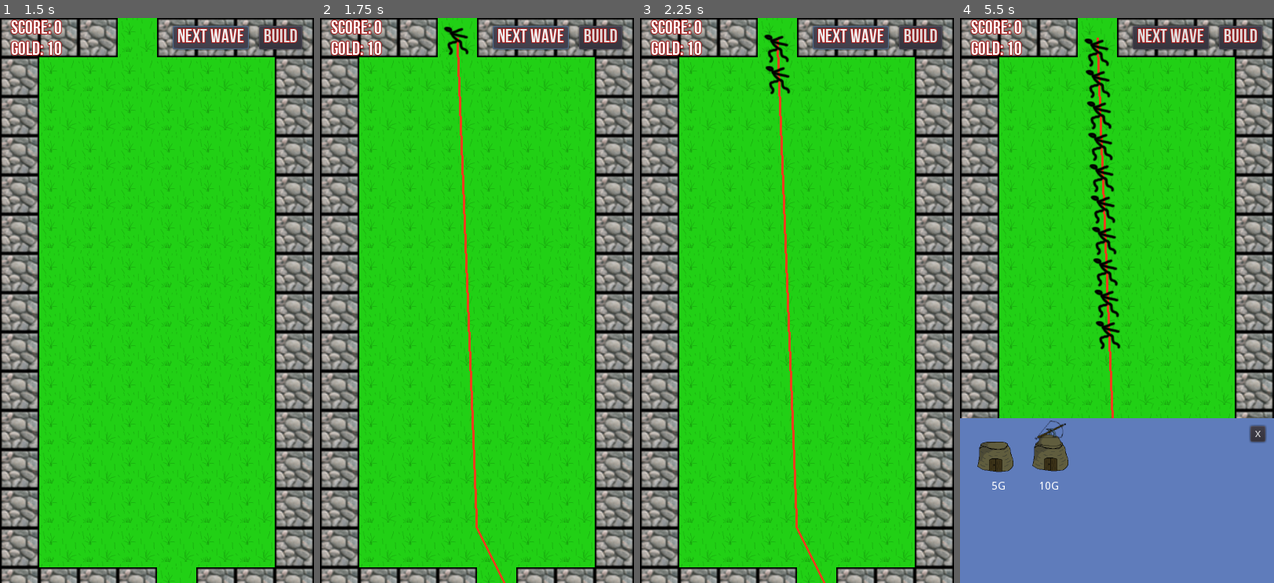
Above: before the commit, frames 1-4 (left to right).
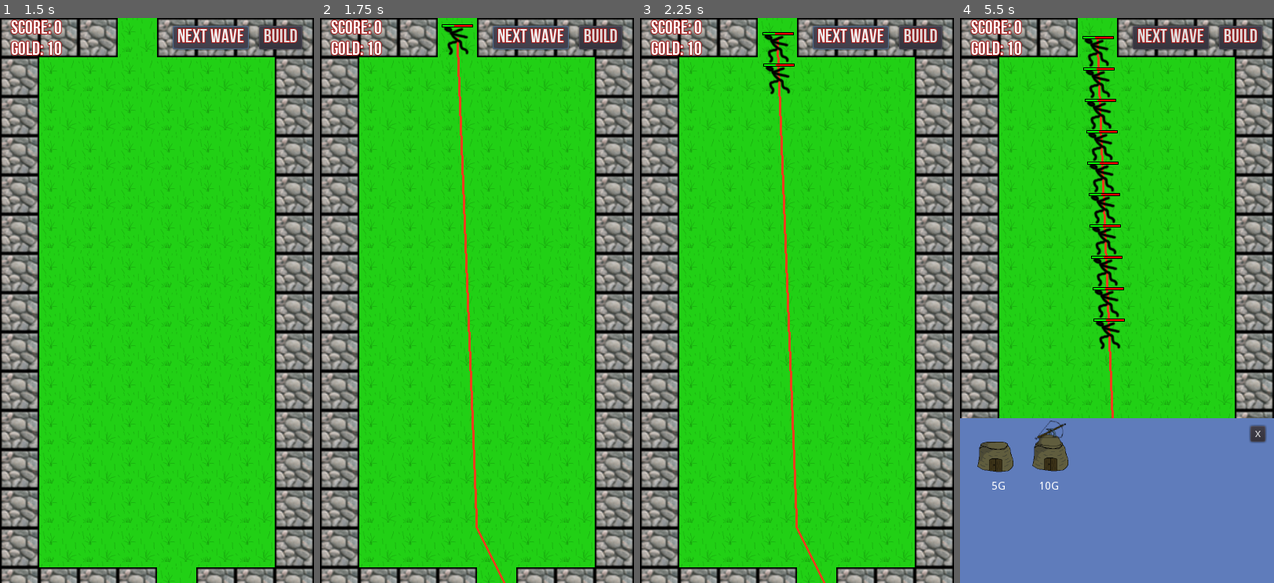
Above: after the commit, the same moments.

Repository: thewillwillhelp/godot-td
Game: Godot game, scene res://scenes/MainMenu.tscn
Two runs of this game, one before a commit and one after it. Both use one fixed random seed, a clock stepped at 60 frames per second and the inputs below.
Inputs:
- Up to frame 1 (1.5 s): click "New free game" at 0.5 s; click "Next wave" at 1.25 s
- Up to frame 2 (1.75 s): no input
- Up to frame 3 (2.25 s): click "Next wave" at 2 s
- Up to frame 4 (5.5 s): click "Build" at 2.75 s; click "5G" at 3.5 s; click "10G" at 4.25 s; click "5G" at 5 s

Frame 1 is identical in both runs. In frame 2, less than 0.1% of the frame differs, in the area x 38-49%, y 1-2%; in frame 3, 0.1%; in frame 4, 0.6%, in the area x 39-53%, y 3-54%.

Commit message:
feat: added hp indicator of enemies and random recevied damage from the bullet

Diff:
--- a/scenes/MainMenu.gd
+++ b/scenes/MainMenu.gd
@@ -2,8 +2,8 @@
 
 
 func _on_NewFreeGameButton_pressed():
-	get_tree().change_scene("res://scenes/MainScene.tscn")
+    get_tree().change_scene("res://scenes/MainScene.tscn")
 
 
 func _on_ExitButton_pressed():
-	get_tree().quit()
+    get_tree().quit()
--- a/scenes/MainMenu.tscn
+++ b/scenes/MainMenu.tscn
@@ -54,7 +54,7 @@
 [node name="CenterContainer" type="CenterContainer" parent="TextureRect/VBoxContainer"]
 margin_top = 87.0
 margin_right = 350.0
-margin_bottom = 687.0
+margin_bottom = 670.0
 size_flags_horizontal = 3
 size_flags_vertical = 3
 __meta__ = {
@@ -62,10 +62,10 @@
 }
 
 [node name="MenuButtons" type="VBoxContainer" parent="TextureRect/VBoxContainer/CenterContainer"]
-margin_left = 74.0
-margin_top = 224.0
-margin_right = 274.0
-margin_bottom = 376.0
+margin_left = 75.0
+margin_top = 215.0
+margin_right = 275.0
+margin_bottom = 367.0
 rect_min_size = Vector2( 200, 0 )
 custom_constants/separation = 13
 alignment = 1
--- a/scenes/MobScene.gd
+++ b/scenes/MobScene.gd
@@ -2,7 +2,11 @@
 
 signal was_killed
 
+const HP_INDICATOR_MAX_WIDTH = 38
+
 var escape_path = [] setget set_path
+var hit_points = 4
+var max_hp = 10
 var speed = 100
 var world_tilemap: TileMap
 var processed_steps = 0
@@ -10,6 +14,7 @@
 
 # Called when the node enters the scene tree for the first time.
 func _ready():
+    update_hp_label()
     set_process(false)
 
 # Called every frame. 'delta' is the elapsed time since the previous frame.
@@ -36,6 +41,22 @@
         return
     set_process(true)
 
+func update_hp_label():
+    var life_indicator = $HpIndicator/LifeIndicator
+    var hp_indicator_width = float(hit_points)/float(max_hp)*HP_INDICATOR_MAX_WIDTH
+    life_indicator.rect_size.x = hp_indicator_width
+
+func receive_damage(bullet: Area2D):
+    var damage_range = bullet.max_damage - bullet.min_damage
+    var damage = bullet.min_damage + randi() % damage_range
+    hit_points = hit_points - damage
+
+    update_hp_label()
+    # @TODO add some animation
+
+    if hit_points <= 0:
+        emit_signal("was_killed")
+        queue_free()
 
 func _on_Area2D_area_shape_entered(area_id, area, area_shape, self_shape):
     # print_debug("Collision, area_shape_entered")
@@ -44,10 +65,6 @@
 
 func _on_Area2D_area_entered(area: Area2D) -> void:
     if "bullet_type" in area:
-        # print_debug("Collision, area_entered, BULLET")
-        emit_signal("was_killed")
-        queue_free()
+        # @TODO damage depends on bullet_type
+        receive_damage(area)
         area.queue_free()
-    else:
-        pass
-        #print_debug("Not a bullet")
--- a/scenes/MobScene.tscn
+++ b/scenes/MobScene.tscn
@@ -18,5 +18,35 @@
 
 [node name="CollisionShape2D" type="CollisionShape2D" parent="Area2D"]
 shape = SubResource( 1 )
+
+[node name="HpIndicator" type="ColorRect" parent="."]
+margin_left = -20.0
+margin_top = -22.0
+margin_right = 20.0
+margin_bottom = -18.0
+color = Color( 0, 0, 0, 1 )
+__meta__ = {
+"_edit_use_anchors_": false
+}
+
+[node name="DamageIndicator" type="ColorRect" parent="HpIndicator"]
+margin_left = 1.0
+margin_top = 1.0
+margin_right = 39.0
+margin_bottom = 3.0
+color = Color( 1, 0, 0, 1 )
+__meta__ = {
+"_edit_use_anchors_": false
+}
+
+[node name="LifeIndicator" type="ColorRect" parent="HpIndicator"]
+margin_left = 1.0
+margin_top = 1.0
+margin_right = 39.0
+margin_bottom = 3.0
+color = Color( 0.0313726, 1, 0, 1 )
+__meta__ = {
+"_edit_use_anchors_": false
+}
 [connection signal="area_entered" from="Area2D" to="." method="_on_Area2D_area_entered"]
 [connection signal="area_shape_entered" from="Area2D" to="." method="_on_Area2D_area_shape_entered"]
--- a/scenes/bullets/Simple_Bullet.gd
+++ b/scenes/bullets/Simple_Bullet.gd
@@ -3,7 +3,8 @@
 var bullet_type: String = "simple_bullet"
 var target: Vector2 setget set_target
 var speed: int = 200
-var minimal_damage: int = 1
+var min_damage: int = 1
+var max_damage: int = 10
 # Called when the node enters the scene tree for the first time.
 func _ready():
     set_process(false)
